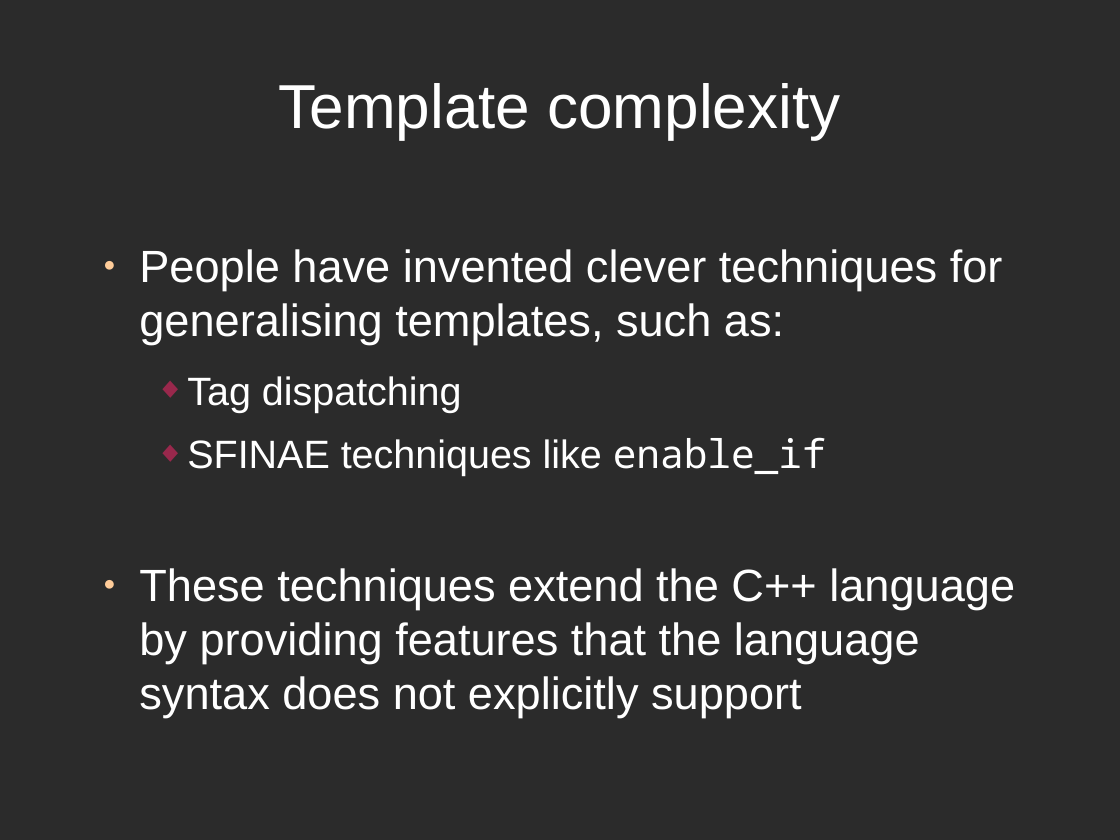
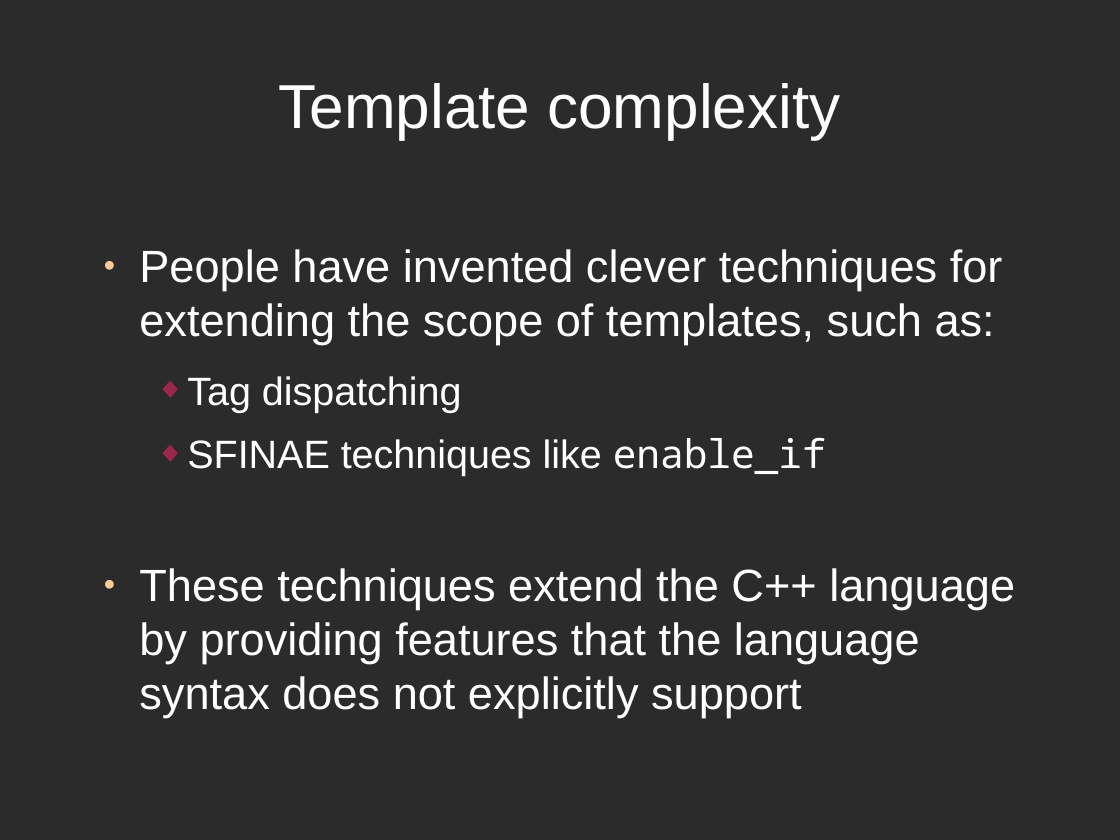
Before and after one commit to rogerorr/articles, a slide deck: slide 10 of Making_Templates_Easier/Making_Templates_Easier.odp. Drawn at 1120x840 pixels with LibreOffice and Linux fonts; fonts in the diff are those of the drawing; background and template pictures are left out; a plain dark background stands for a picture behind light text. Boxes give left, top, right and bottom in pixels: in the first picture for what was removed or moved away, otherwise in the second. Text is boxed around its words. In the diff, an @@ line names an element or a change of style, - is before the commit and + after.

```diff
--- a/Making_Templates_Easier/Making_Templates_Easier.odp
+++ b/Making_Templates_Easier/Making_Templates_Easier.odp
@@ text at <box>139,249,1003,345</box>: text changed @@
-● People have invented clever techniques for generalising templates, such as:
+● People have invented clever techniques for extending the scope of templates, such as:
```
Also in this commit, not shown: 31 other slides changed, 3 slides added, 4 slides removed.
